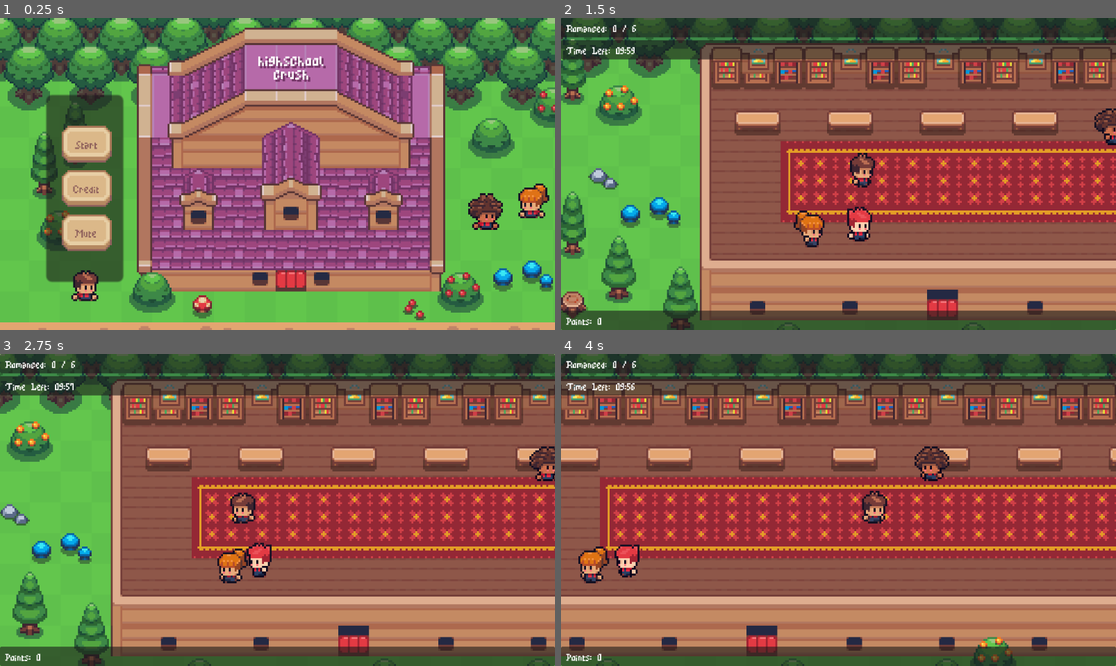
Above: before the commit, frames 1-4 (two rows, left to right).
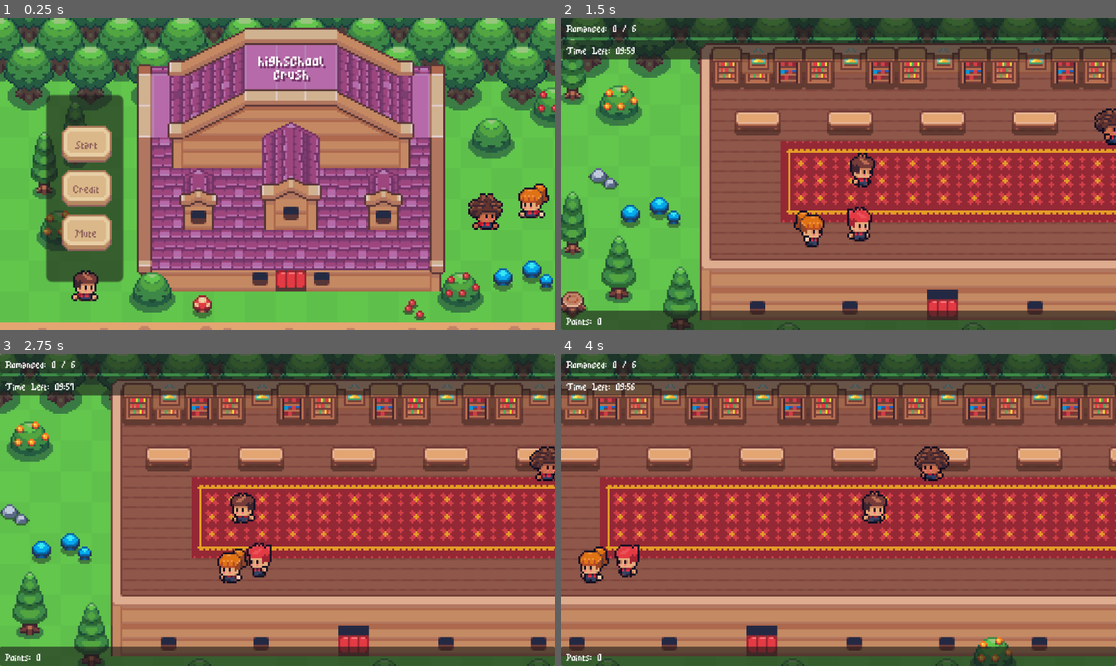
Above: after the commit, the same moments.

Repository: orgniani/highschoolcrush_clicker_2025
Game: Godot game, scene res://scenes/menu_scene.tscn
The game is run twice, just before and just after one commit, with the same random seed, the same clock (stepped at 60 frames per second) and the same inputs.
Inputs (mouse positions are in pixels of both pictures, inside the frame that each line leads up to):
- Up to frame 1 (0.25 s): no input
- Up to frame 2 (1.5 s): click "Start" at 0.5 s; move the mouse to (960, 158) at 1.27 s; hold D (move_right) from 1.28 s (still down); click (960, 158) at 1.35 s
- Up to frame 3 (2.75 s): move the mouse to (166, 525) at 2.02 s; release D (move_right) at 2.03 s; hold A (move_left) from 2.03 s (still down); click (166, 525) at 2.1 s
- Up to frame 4 (4 s): move the mouse to (894, 441) at 2.77 s; release A (move_left) at 2.78 s; hold D (move_right) from 2.78 s (still down); click (894, 441) at 2.85 s; move the mouse to (810, 572) at 3.52 s; click (810, 572) at 3.6 s

The runs differ from the first frame. In frame 1, less than 0.1% of the frame differs, in the area x 96-98%, y 61-64%; in frame 2, 0.1%, in the area x 44-56%, y 65-72%; in frame 3, less than 0.1%; in frame 4, less than 0.1%.

Commit message:
add details

Diff:
--- a/objects/characters/lover.tscn
+++ b/objects/characters/lover.tscn
@@ -39,7 +39,6 @@
 position = Vector2(0, -16)
 
 [node name="HeartBar" type="TextureProgressBar" parent="."]
-visible = false
 z_index = 5
 clip_contents = true
 anchors_preset = 8
--- a/objects/menu/credits.tscn
+++ b/objects/menu/credits.tscn
@@ -51,7 +51,11 @@
 grow_vertical = 2
 pivot_offset = Vector2(576, 324)
 texture = SubResource("AtlasTexture_1xrc2")
-region_rect = Rect2(7, 7, 12, 4)
+region_rect = Rect2(0, 0, 26, 18)
+patch_margin_left = 5
+patch_margin_top = 4
+patch_margin_right = 7
+patch_margin_bottom = 7
 
 [node name="TitleLabel" type="Label" parent="Panel"]
 modulate = Color(0.564706, 0.384314, 0.364706, 1)
--- a/resources/lovers/lover_long_hair_config.tres
+++ b/resources/lovers/lover_long_hair_config.tres
@@ -2,12 +2,12 @@
 
 [ext_resource type="SpriteFrames" uid="uid://ba2ukg1t80qp8" path="res://resources/animations/body/body_default.tres" id="1_p7eoi"]
 [ext_resource type="SpriteFrames" uid="uid://cvegm7aqor2ak" path="res://resources/animations/hair/long_hair.tres" id="2_yj7i5"]
-[ext_resource type="SpriteFrames" uid="uid://b8u488b4bodne" path="res://resources/animations/hand/empty_hand.tres" id="3_sfl2g"]
+[ext_resource type="SpriteFrames" uid="uid://bb03glb87xsgv" path="res://resources/animations/hand/empty_hand_pale.tres" id="3_nwull"]
 [ext_resource type="Script" uid="uid://3k8h5kgo1iid" path="res://scripts/human/human_config.gd" id="4_5y2dc"]
 
 [resource]
 script = ExtResource("4_5y2dc")
 body_sprite_frames = ExtResource("1_p7eoi")
 hair_sprite_frames = ExtResource("2_yj7i5")
-hand_sprite_frames = ExtResource("3_sfl2g")
+hand_sprite_frames = ExtResource("3_nwull")
 metadata/_custom_type_script = "uid://3k8h5kgo1iid"
--- a/resources/lovers/lover_spikey_hair_config.tres
+++ b/resources/lovers/lover_spikey_hair_config.tres
@@ -1,13 +1,13 @@
 [gd_resource type="Resource" script_class="HumanConfig" load_steps=5 format=3 uid="uid://c34rqmpqvax7n"]
 
-[ext_resource type="SpriteFrames" uid="uid://n01fn0cswdkm" path="res://resources/animations/body/body_pale.tres" id="1_d773q"]
+[ext_resource type="SpriteFrames" uid="uid://ba2ukg1t80qp8" path="res://resources/animations/body/body_default.tres" id="1_d773q"]
 [ext_resource type="SpriteFrames" uid="uid://clu5tgsk7bp1m" path="res://resources/animations/hair/spikey_hair.tres" id="2_7vdv7"]
-[ext_resource type="SpriteFrames" uid="uid://bb03glb87xsgv" path="res://resources/animations/hand/empty_hand_pale.tres" id="3_7vdv7"]
+[ext_resource type="SpriteFrames" uid="uid://b8u488b4bodne" path="res://resources/animations/hand/empty_hand.tres" id="3_revwd"]
 [ext_resource type="Script" uid="uid://3k8h5kgo1iid" path="res://scripts/human/human_config.gd" id="4_6doqq"]
 
 [resource]
 script = ExtResource("4_6doqq")
 body_sprite_frames = ExtResource("1_d773q")
 hair_sprite_frames = ExtResource("2_7vdv7")
-hand_sprite_frames = ExtResource("3_7vdv7")
+hand_sprite_frames = ExtResource("3_revwd")
 metadata/_custom_type_script = "uid://3k8h5kgo1iid"
